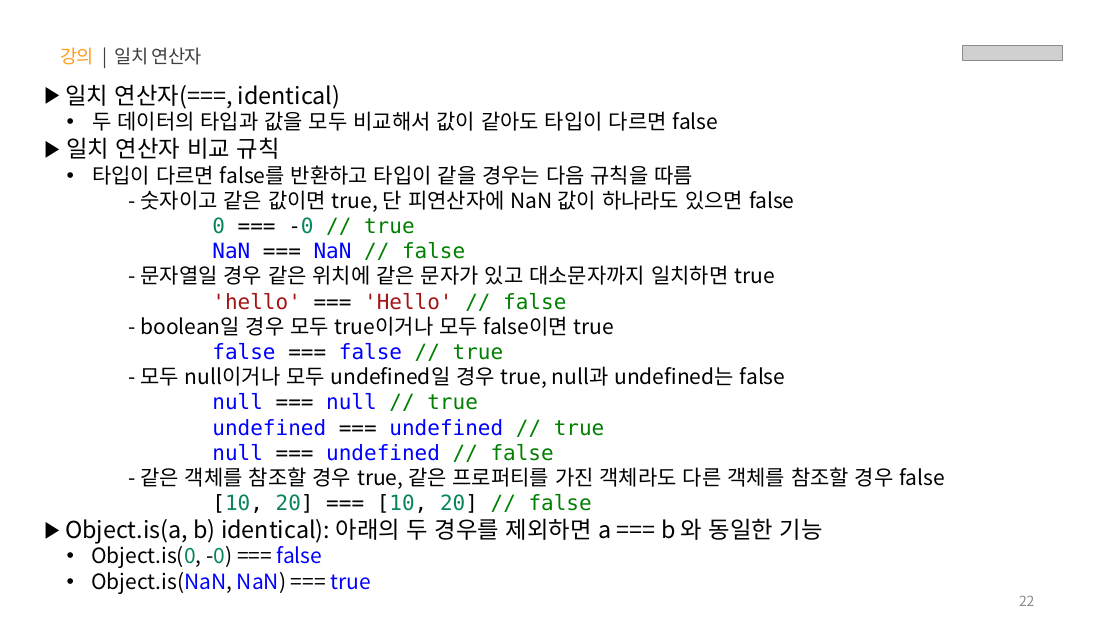
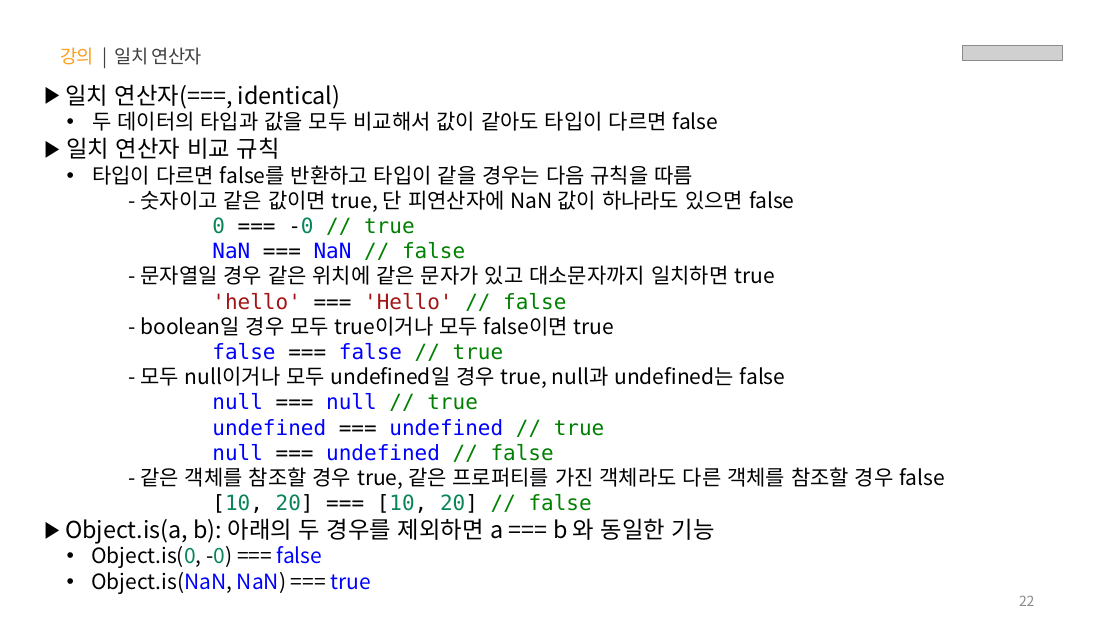
Before and after one commit to yebin-jeong/learn-js, a slide deck: slide 22 of PPT/01.자바스크립트 - 기초 문법.pptx. Drawn at 1120x630 pixels with LibreOffice and Linux fonts; fonts in the diff are those of the drawing; grey boxes stand for pictures. Boxes give left, top, right and bottom in pixels: in the first picture for what was removed or moved away, otherwise in the second. Text is boxed around its words. In the diff, an @@ line names an element or a change of style, - is before the commit and + after.

```diff
--- a/PPT/01.자바스크립트 - 기초 문법.pptx
+++ b/PPT/01.자바스크립트 - 기초 문법.pptx
@@ text at box(65, 518, 715, 544): text changed @@
-▶ Object.is(a, b) identical): 아래의 두 경우를 제외하면 a === b 와 동일한 기능
+▶ Object.is(a, b): 아래의 두 경우를 제외하면 a === b 와 동일한 기능
```
Also in this commit, not shown: 5 other slides changed.
